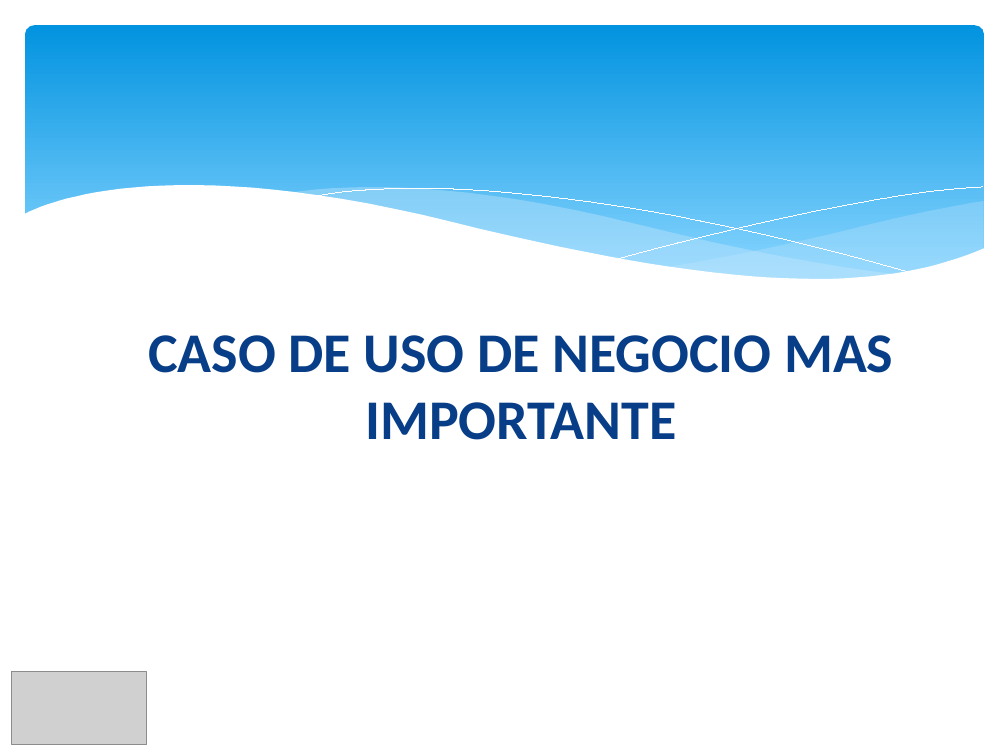
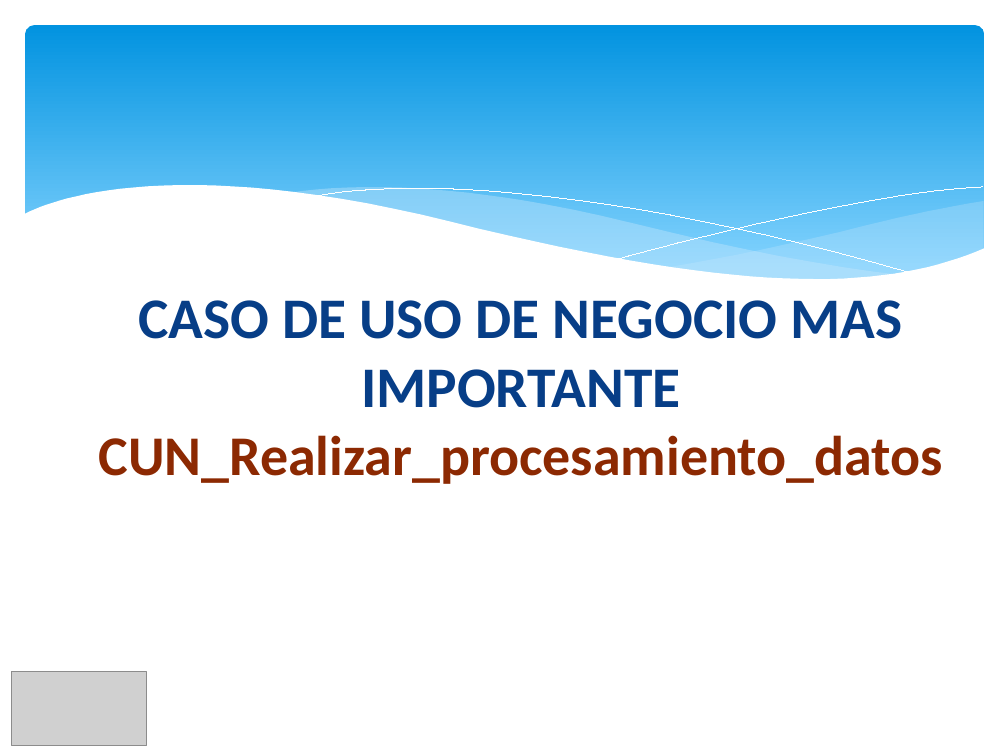
Before and after one commit to orlysemperfi/my-project-pi, a slide deck: slide 13 of PRESENTACION02/TRABAJO FINAL/PPT PI1 EFINAL.pptx (slide 14 before the commit). Drawn at 1008x756 pixels with LibreOffice and Linux fonts; fonts in the diff are those of the drawing; grey boxes stand for pictures. Boxes give left, top, right and bottom in pixels: in the first picture for what was removed or moved away, otherwise in the second. Text is boxed around its words. In the diff, an @@ line names an element or a change of style, - is before the commit and + after.

```diff
--- a/PRESENTACION02/TRABAJO FINAL/PPT PI1 EFINAL.pptx
+++ b/PRESENTACION02/TRABAJO FINAL/PPT PI1 EFINAL.pptx
@@ freeform shape at (x1=23, y1=185, x2=985, y2=333): outline redrawn @@
@@ title at (x1=99, y1=300, x2=943, y2=484): text changed; text colour #073E87 to #8C2902 @@
-CASO DE USO DE NEGOCIO MAS IMPORTANTE
+CASO DE USO DE NEGOCIO MAS IMPORTANTE
+CUN_Realizar_procesamiento_datos
```
Also in this commit, not shown: 16 other slides changed, 1 slide removed.
